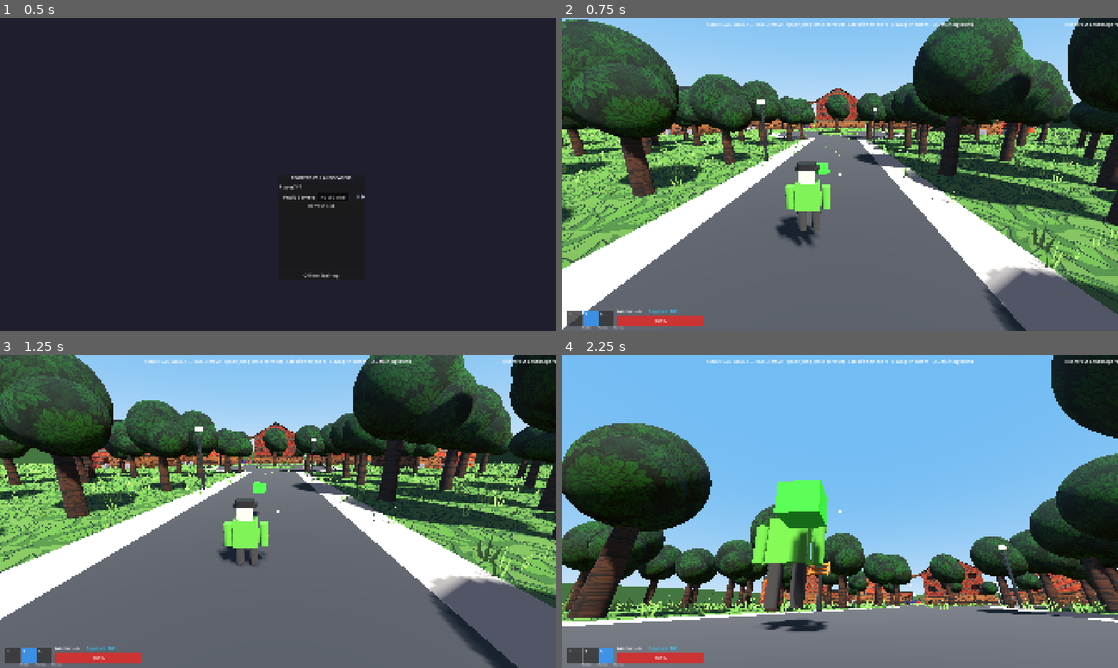
Above: before the commit, frames 1-4 (two rows, left to right).
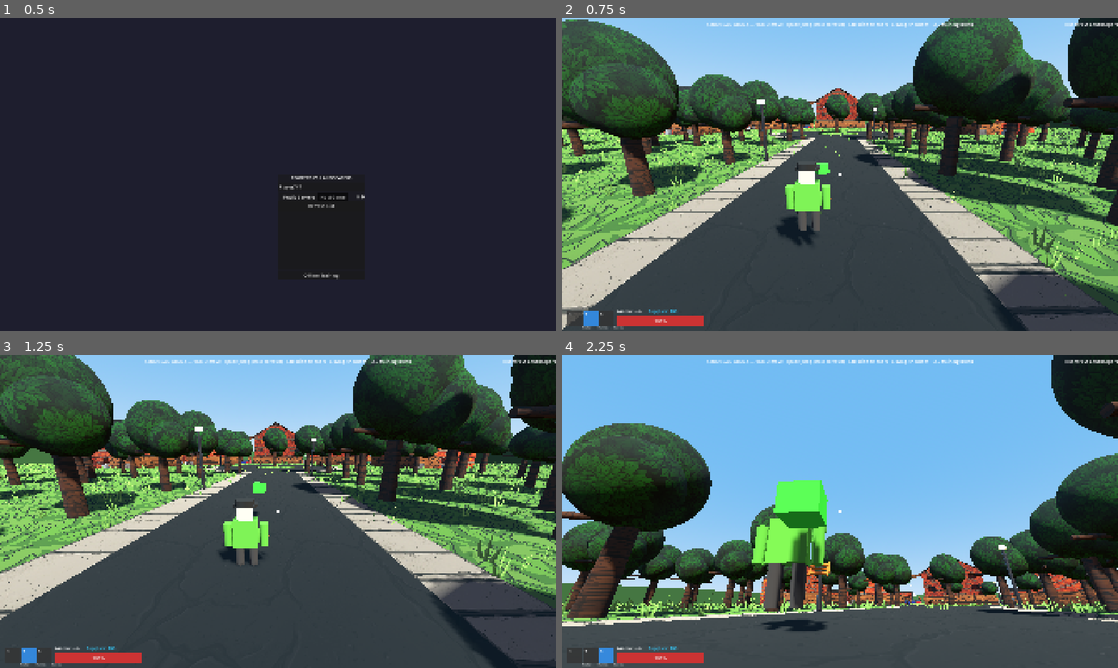
Above: after the commit, the same moments.

Repository: bzeitel25/RoofersVsLandscapers
Game: Godot game, scene res://scenes/main/main_menu.tscn
The game is run twice, just before and just after one commit, with the same random seed, the same clock (stepped at 60 frames per second) and the same inputs.
Inputs (mouse positions are in pixels of both pictures, inside the frame that each line leads up to):
- Up to frame 1 (0.5 s): no input
- Up to frame 2 (0.75 s): click "Offline Training" at 0.5 s
- Up to frame 3 (1.25 s): no input
- Up to frame 4 (2.25 s): tap Enter at 1.25 s; move the mouse to (867, 511) at 1.27 s; hold E (ability) 1.28-2.03 s; hold W (move_forward) from 1.28 s (still down); tap Space (jump) at 1.52 s; move the mouse to (812, 511) at 2.02 s; tap Ctrl (crouch) at 2.1 s

Frame 1 is identical in both runs. In frame 2, 38% of the frame differs, in the area x 0-100%, y 24-100%; in frame 3, 43%, in the area x 0-100%, y 16-100%; in frame 4, 17%.

Commit message:
Add physical perching branches and distance-fade tree canopy, apply road/sidewalk textures

Diff:
--- a/scripts/environment/tree.gd
+++ b/scripts/environment/tree.gd
@@ -56,6 +56,11 @@
 	leaf.uv1_world_triplanar = true
 	leaf.uv1_scale = Vector3(0.15, 0.15, 0.15)
 	leaf.texture_filter = BaseMaterial3D.TEXTURE_FILTER_LINEAR_WITH_MIPMAPS
+	# Make canopy semi-transparent when the camera is inside it
+	leaf.cull_mode = BaseMaterial3D.CULL_DISABLED
+	leaf.distance_fade_mode = BaseMaterial3D.DISTANCE_FADE_PIXEL_DITHER
+	leaf.distance_fade_min_distance = 1.0 # Transparent when < 1m
+	leaf.distance_fade_max_distance = 3.5 # Opaque when > 3.5m
 
 	var trunk_h := 4.0 * scale_factor
 
@@ -77,6 +82,28 @@
 	trunk.material_override = bark
 	trunk.position = Vector3(0, trunk_h * 0.5, 0)
 	add_child(trunk)
+
+	# Physical Branch (to perch/stand on inside the canopy)
+	var branch_cs := CollisionShape3D.new()
+	var branch_cyl := CylinderShape3D.new()
+	branch_cyl.radius = 0.15 * scale_factor
+	branch_cyl.height = 3.0 * scale_factor
+	branch_cs.shape = branch_cyl
+	branch_cs.rotation = Vector3(deg_to_rad(90), 0, randf_range(0, PI)) # Random horizontal angle
+	branch_cs.position = Vector3(0, trunk_h * 0.85, 0)
+	# Shift the branch out from the trunk slightly along its rotated local Z axis
+	branch_cs.position += branch_cs.transform.basis.y * (1.0 * scale_factor)
+	add_child(branch_cs)
+
+	var branch_mesh := MeshInstance3D.new()
+	var bm := CylinderMesh.new()
+	bm.top_radius = 0.12 * scale_factor
+	bm.bottom_radius = 0.18 * scale_factor
+	bm.height = 3.0 * scale_factor
+	branch_mesh.mesh = bm
+	branch_mesh.material_override = bark
+	branch_mesh.transform = branch_cs.transform
+	add_child(branch_mesh)
 
 	# Canopy (visual only) — all children topple together when we rotate this body.
 	var c1 := MeshInstance3D.new()
--- a/scripts/levels/suburban_arena.gd
+++ b/scripts/levels/suburban_arena.gd
@@ -73,6 +73,18 @@
 		m.texture_filter = BaseMaterial3D.TEXTURE_FILTER_LINEAR_WITH_MIPMAPS
 	elif "wood" in key or "bridge" in key or "fence" in key or "bench" in key or "bark" in key:
 		m.albedo_texture = load("res://assets/textures/environment/wood.jpg")
+		m.uv1_triplanar = true
+		m.uv1_world_triplanar = true
+		m.uv1_scale = Vector3(0.15, 0.15, 0.15)
+		m.texture_filter = BaseMaterial3D.TEXTURE_FILTER_LINEAR_WITH_MIPMAPS
+	elif "road" in key or "drive" in key:
+		m.albedo_texture = load("res://assets/textures/environment/asphalt.jpg")
+		m.uv1_triplanar = true
+		m.uv1_world_triplanar = true
+		m.uv1_scale = Vector3(0.1, 0.1, 0.1)
+		m.texture_filter = BaseMaterial3D.TEXTURE_FILTER_LINEAR_WITH_MIPMAPS
+	elif "sidewalk" in key or "conc" in key or "stone" in key or "rock" in key:
+		m.albedo_texture = load("res://assets/textures/environment/concrete.jpg")
 		m.uv1_triplanar = true
 		m.uv1_world_triplanar = true
 		m.uv1_scale = Vector3(0.15, 0.15, 0.15)
Binary file added: assets/textures/environment/asphalt.jpg
Not shown, added: assets/textures/environment/asphalt.jpg.import
Binary file added: assets/textures/environment/concrete.jpg
Not shown, added: assets/textures/environment/concrete.jpg.import
